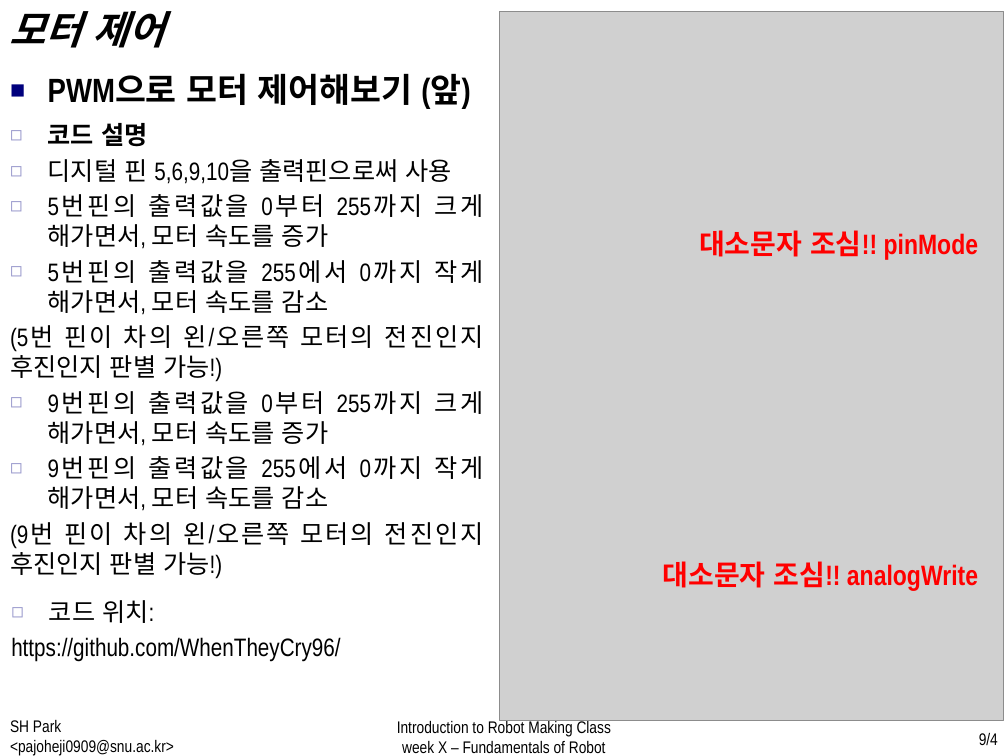
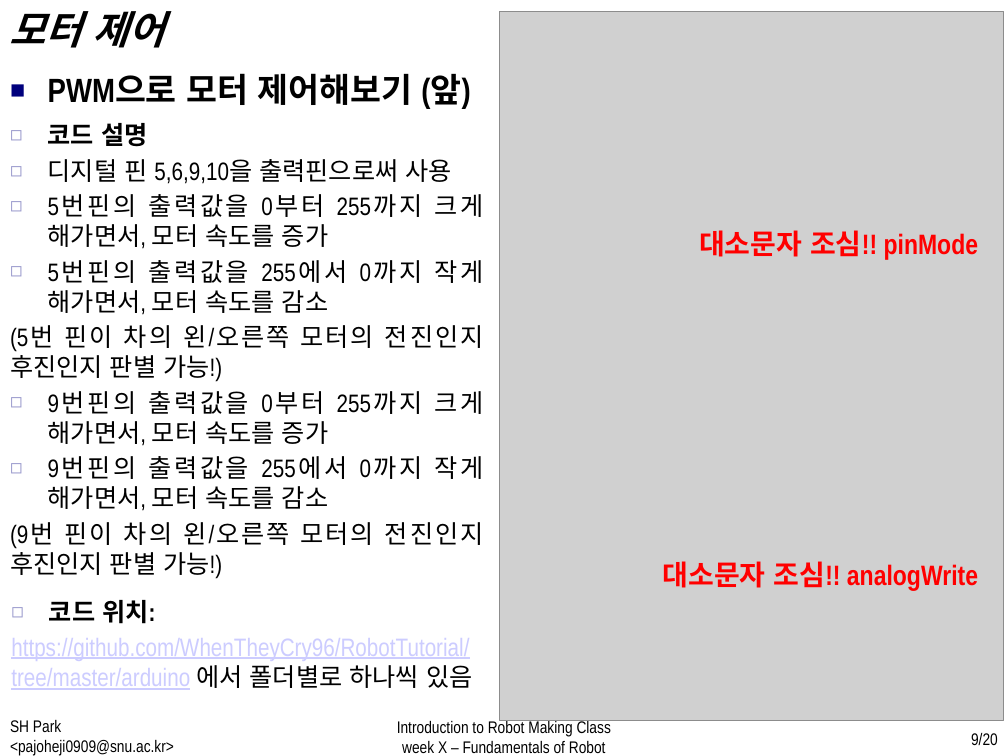
Before and after one commit to WhenTheyCry96/RobotTutorial, a slide deck: slide 9 of PPT/week2.pptx. Drawn at 1008x756 pixels with LibreOffice and Linux fonts; fonts in the diff are those of the drawing; grey boxes stand for pictures. Boxes give left, top, right and bottom in pixels: in the first picture for what was removed or moved away, otherwise in the second. Text is boxed around its words. In the diff, an @@ line names an element or a change of style, - is before the commit and + after.

```diff
--- a/PPT/week2.pptx
+++ b/PPT/week2.pptx
@@ text at bbox=[49, 600, 155, 624]: bold on in "코드 위치:" @@
@@ text at bbox=[11, 638, 472, 690]: text changed; text colour #000000 to #CCCCFF @@
-  https://github.com/WhenTheyCry96/
+  https://github.com/WhenTheyCry96/RobotTutorial/tree/master/arduino 에서 폴더별로 하나씩 있음
@@ page number at bbox=[971, 733, 998, 745]: text changed @@
-9/4
+9/20
```
Also in this commit, not shown: 7 other slides changed, 5 slides added, 1 slide removed, 4 other files.
